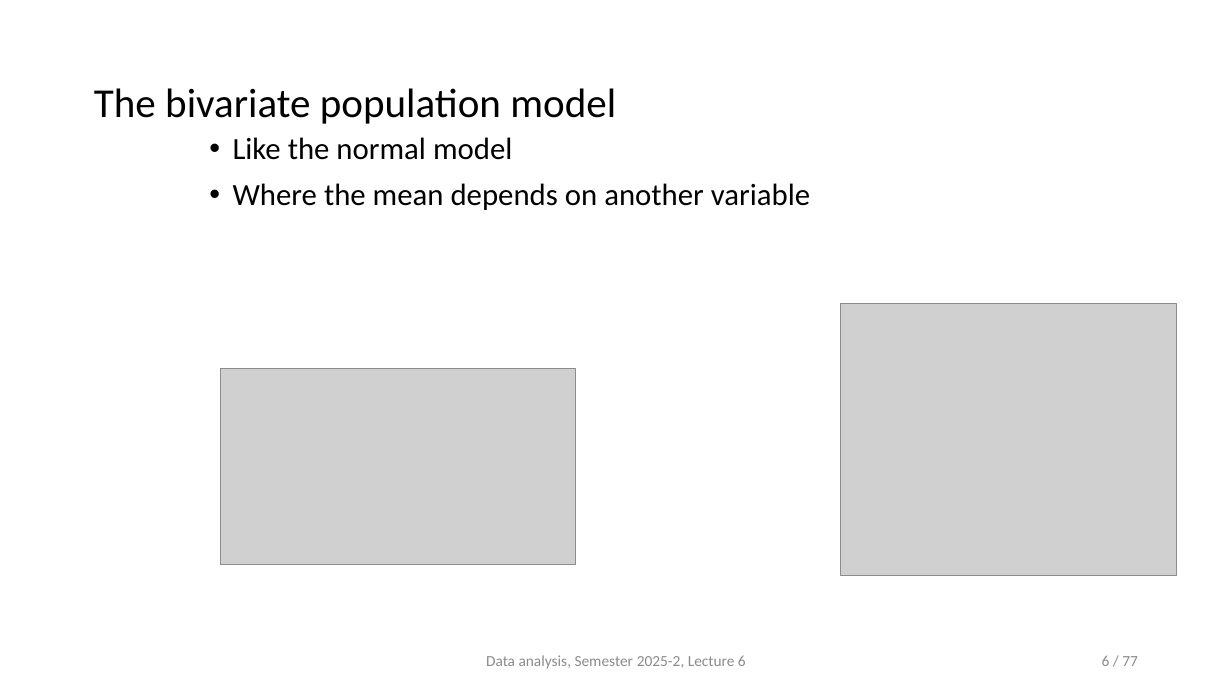
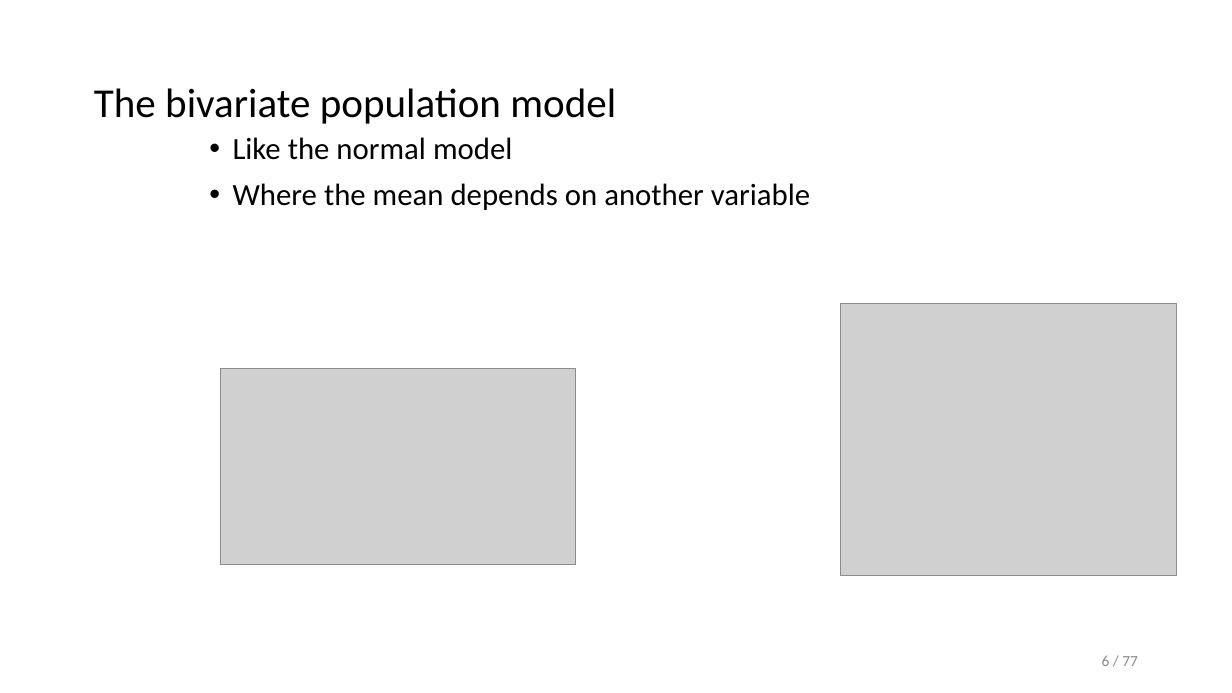
Before and after one commit to opherdonchin/StatisticalComputationAndAnalysis, a slide deck: slide 6 of Lectures/Lecture 6 Linear models [Autosaved].pptx. Drawn at 1232x693 pixels with LibreOffice and Linux fonts; fonts in the diff are those of the drawing; grey boxes stand for pictures. Boxes give left, top, right and bottom in pixels: in the first picture for what was removed or moved away, otherwise in the second. Text is boxed around its words. In the diff, an @@ line names an element or a change of style, - is before the commit and + after.

```diff
--- a/Lectures/Lecture 6 Linear models [Autosaved].pptx
+++ b/Lectures/Lecture 6 Linear models [Autosaved].pptx
@@ text removed at [486, 655, 746, 669] @@
-Data analysis, Semester 2025-2, Lecture 6
```
Also in this commit, not shown: 52 other slides changed, 6 slides added, 1 slide removed, 2 other files.
